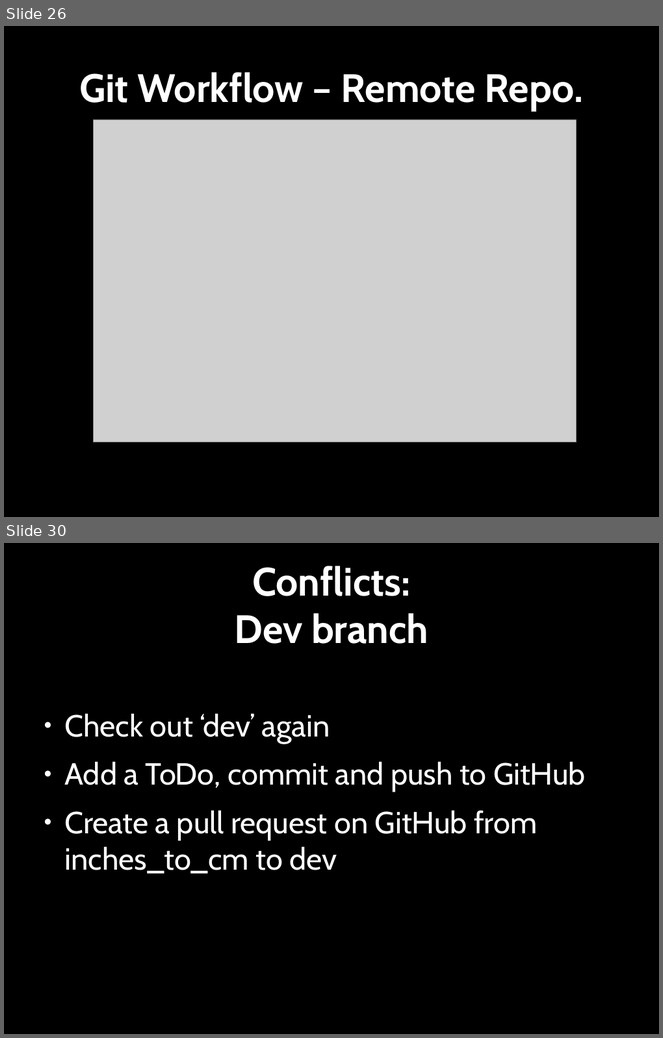
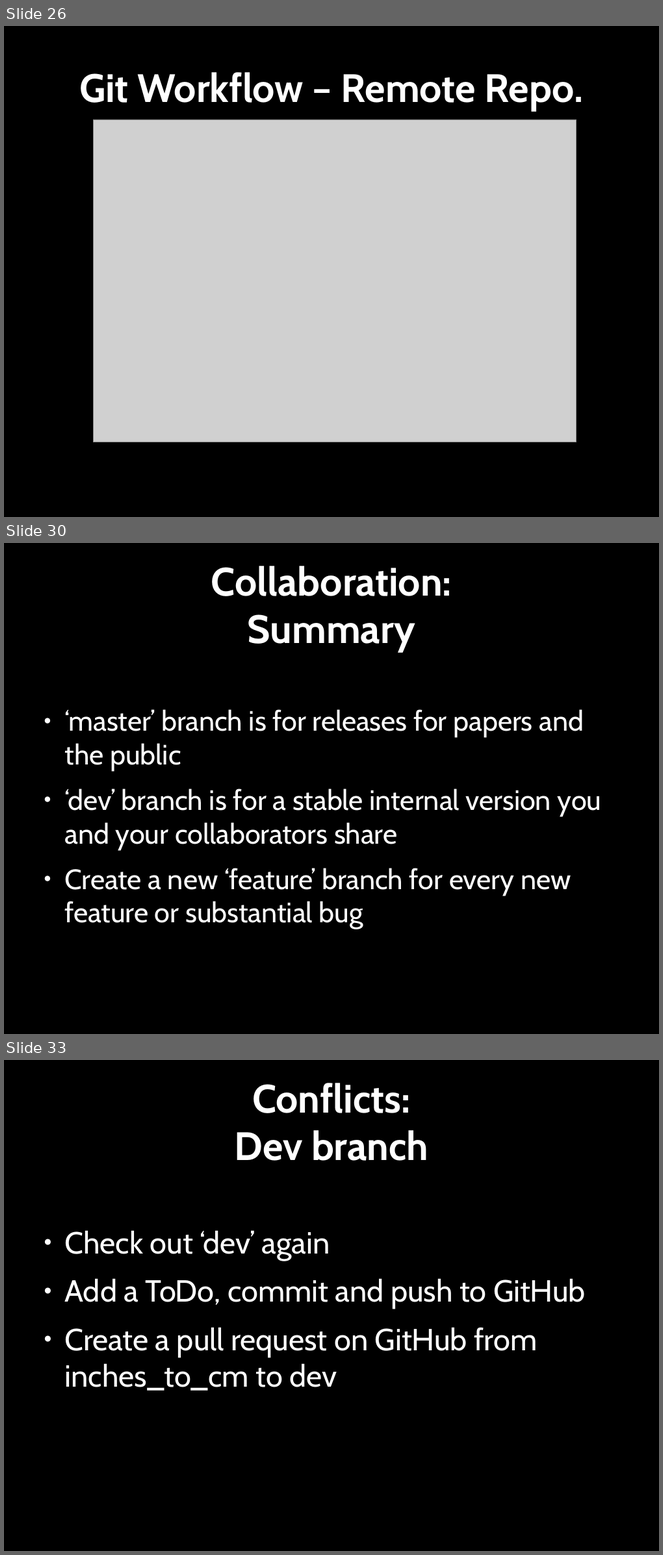
Before and after one commit to Southampton-RSG/2020-05-21-southampton-swc, a slide deck: novice/git/version-control-with-git-slides.odp. Shown one above the other, each under a label of ours: slides 26 and 30 before the commit, slides 26, 30 and 33 after it; the slides between them are not shown. The pictures are 663x1038 and 663x1555 pixels, drawn with LibreOffice and Linux fonts; fonts in the diff are those of the drawing; grey boxes stand for pictures. Boxes give left, top, right and bottom in pixels: in the first picture for what was removed or moved away, otherwise in the second. Text is boxed around its words. In the diff, an @@ line names an element or a change of style, - is before the commit and + after.

```diff
--- a/novice/git/version-control-with-git-slides.odp
+++ b/novice/git/version-control-with-git-slides.odp
@@ slide 30 added at [4, 543, 659, 1034], background #000000 @@
@@ title added at [211, 566, 452, 652], 48 pt, text #FFFFFF, bold @@
+Collaboration:
+Summary
@@ text added at [65, 709, 602, 929], 34 pt, text #FFFFFF @@
+● ‘master’ branch is for releases for papers and the public
+● ‘dev’ branch is for a stable internal version you and your collaborators share
+● Create a new ‘feature’ branch for every new feature or substantial bug
@@ what was slide 30 is now slide 33 @@
```
Also in this commit, not shown: 4 slides changed, 4 other slides added, 2 slides removed, 8 other files.
